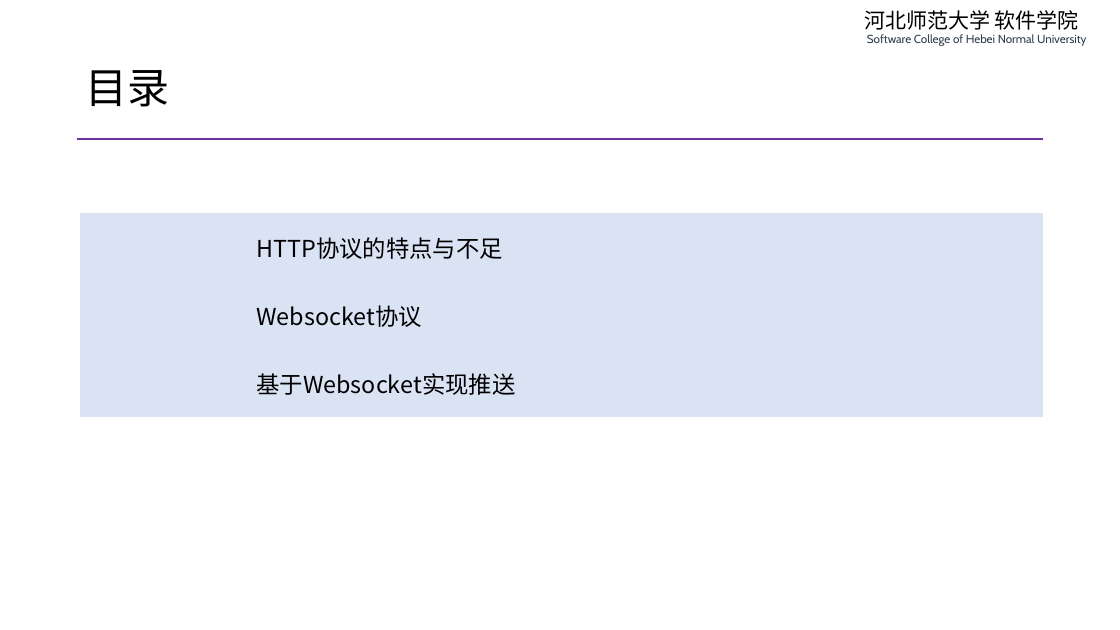
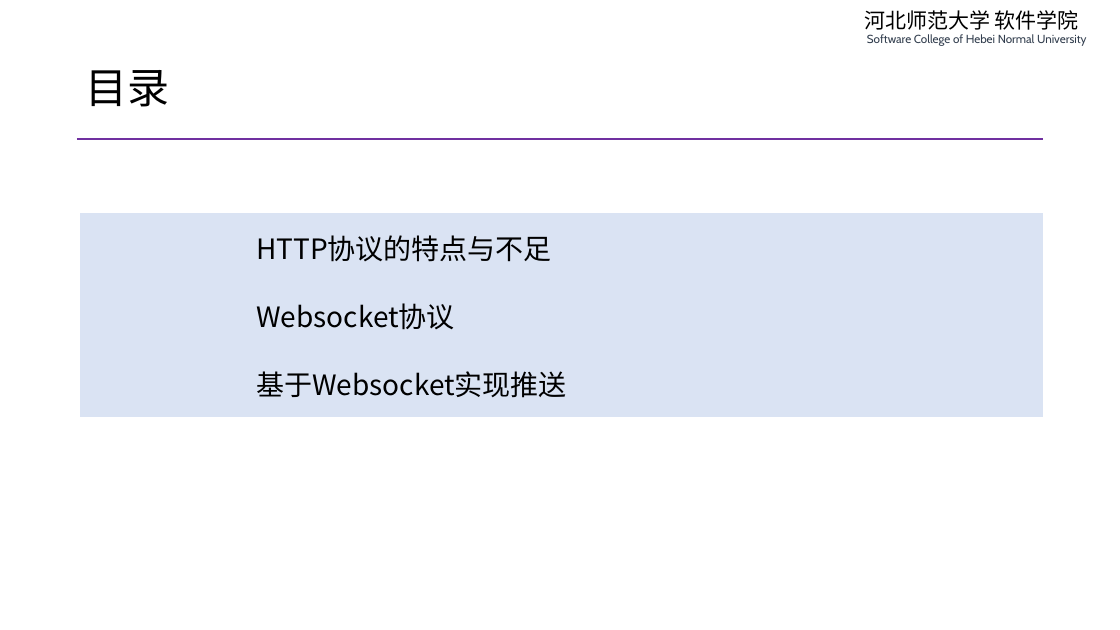
Before and after one commit to edu2act/course-php-serverside-development-on-linux, a slide deck: slide 2 of materials/slides/ch09-swoole-and-websocket.pptx. Drawn at 1120x630 pixels with LibreOffice and Linux fonts; fonts in the diff are those of the drawing. Boxes give left, top, right and bottom in pixels: in the first picture for what was removed or moved away, otherwise in the second. Text is boxed around its words. In the diff, an @@ line names an element or a change of style, - is before the commit and + after.

```diff
--- a/materials/slides/ch09-swoole-and-websocket.pptx
+++ b/materials/slides/ch09-swoole-and-websocket.pptx
@@ table at (x1=80, y1=213, x2=1044, y2=417) @@
@@ size 20 to 24 pt @@
```
Also in this commit, not shown: 9 other slides changed, 5 other files.
